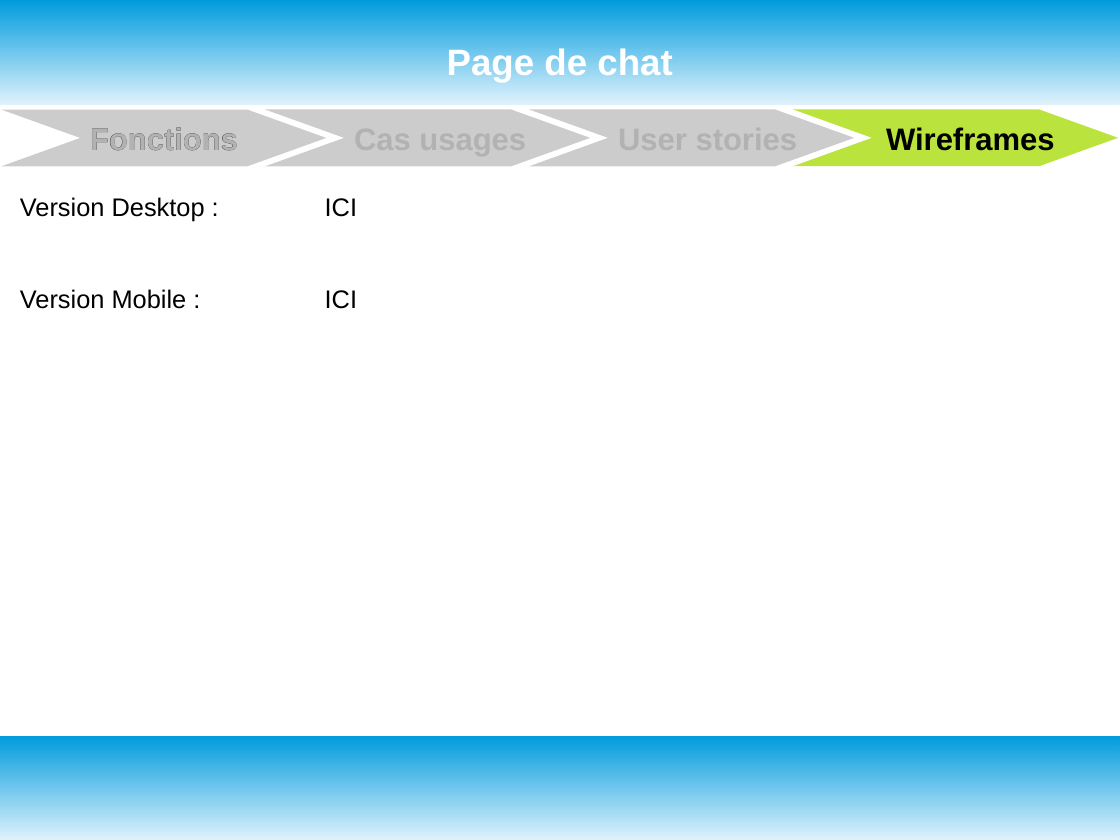
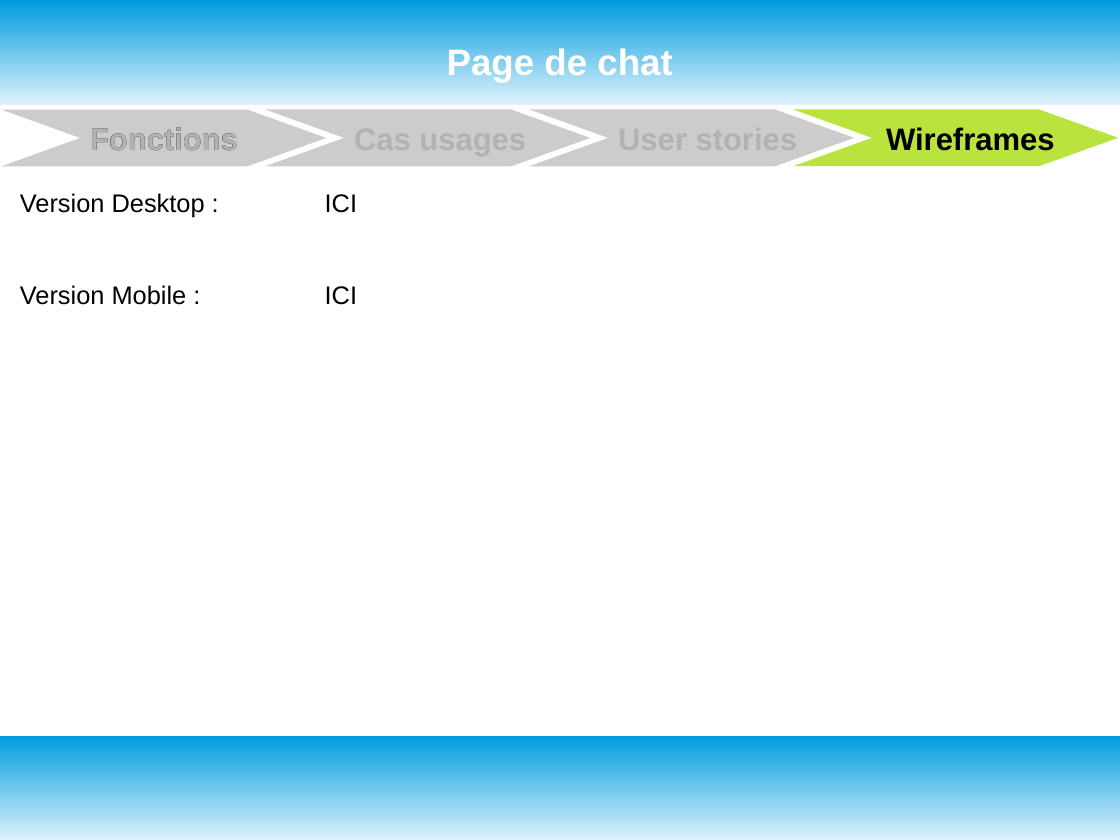
Before and after one commit to oliviersamin/P3_DesignezApplicationPythonAdapt-eBesoinsClient, a slide deck: slide 15 of P3_documentTravail.odp (slide 10 before the commit). Drawn at 1120x840 pixels with LibreOffice and Linux fonts; fonts in the diff are those of the drawing. Boxes give left, top, right and bottom in pixels: in the first picture for what was removed or moved away, otherwise in the second. Text is boxed around its words. In the diff, an @@ line names an element or a change of style, - is before the commit and + after.

Commit message:
Deuxième version des livrables après session mentorat. Use cases et user stories revues. Wireframes faits pour Desktop et Mobile. Pas encore de tableau Kanban. Fichiers Questions pour Julien

```diff
--- a/P3_documentTravail.odp
+++ b/P3_documentTravail.odp
@@ text "Version Desktop : ICI": place and size @@
-text "Version Desktop : ICI" at <box>20,197,357,309</box>
+text "Version Desktop : ICI" at <box>20,193,357,305</box>
```
Also in this commit, not shown: 11 other slides changed, 4 slides added, 2 slides removed, 1 other file.
